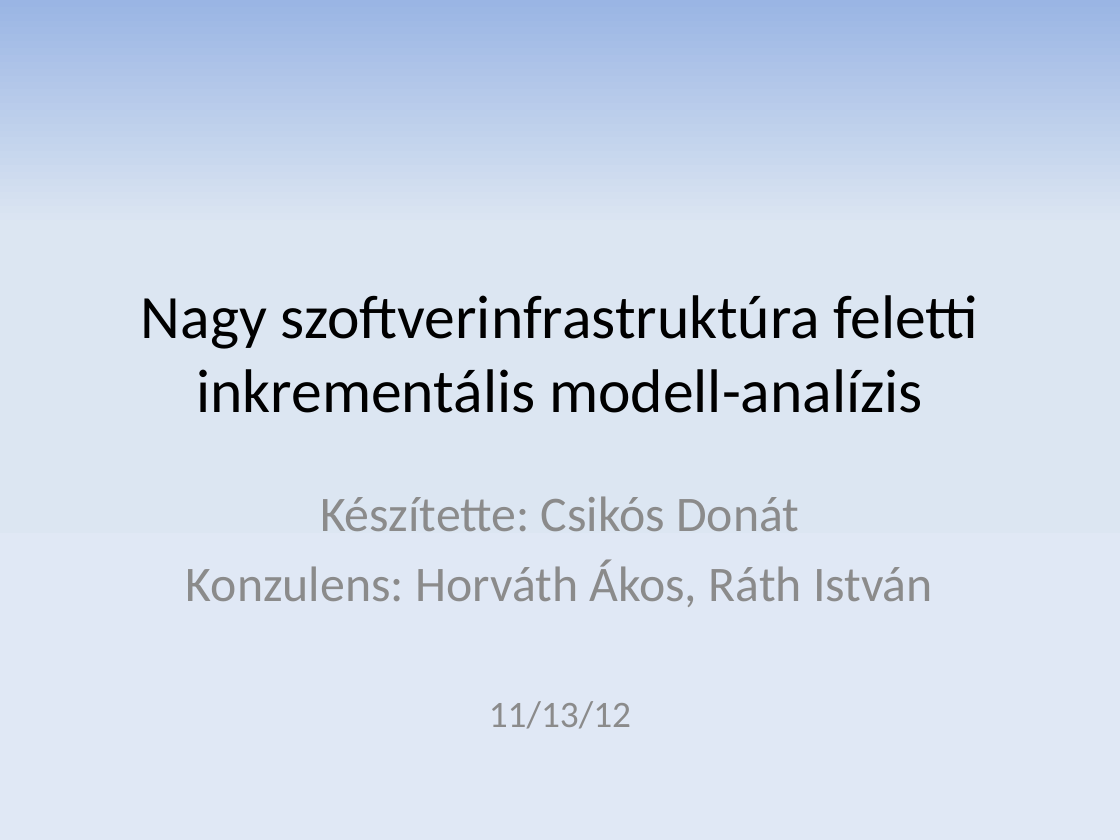
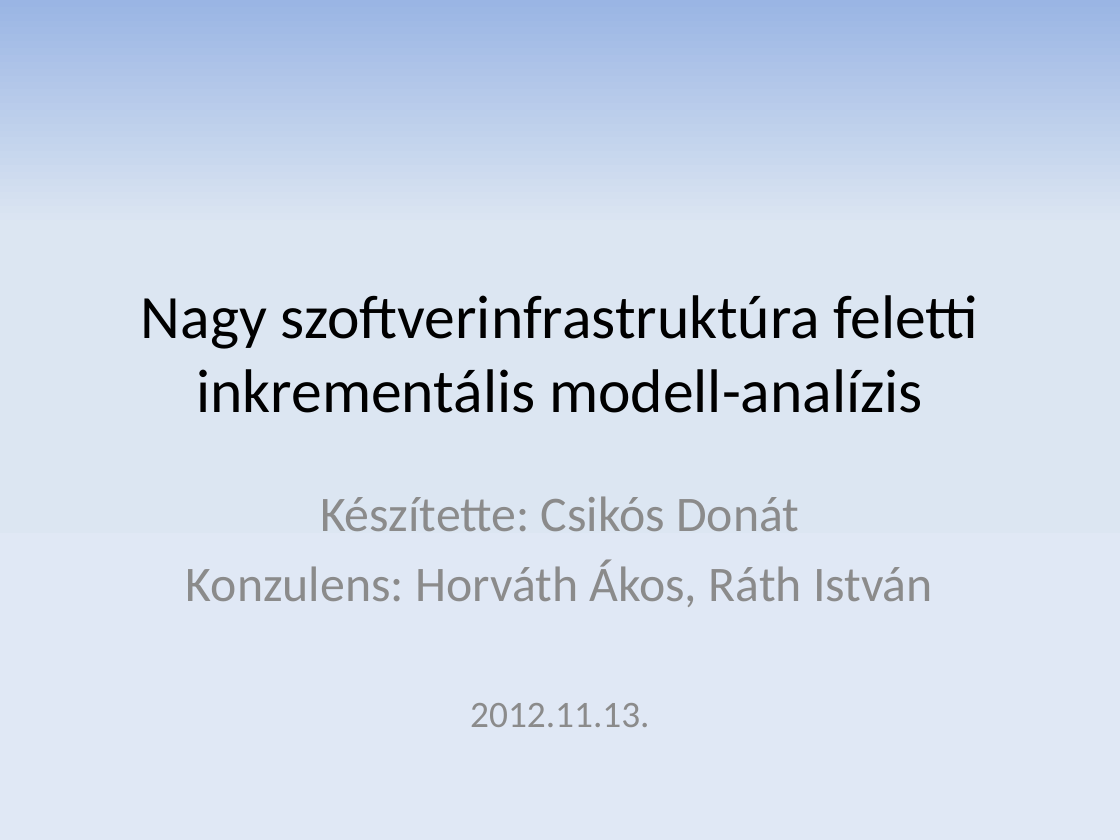
Before and after one commit to donat/incquery-deps, a slide deck: slide 1 of incquery-deps-documentation/presentation/tdk_pres_hu_v3.pptx. Drawn at 1120x840 pixels with LibreOffice and Linux fonts; fonts in the diff are those of the drawing. Boxes give left, top, right and bottom in pixels: in the first picture for what was removed or moved away, otherwise in the second. Text is boxed around its words. In the diff, an @@ line names an element or a change of style, - is before the commit and + after.

```diff
--- a/incquery-deps-documentation/presentation/tdk_pres_hu_v3.pptx
+++ b/incquery-deps-documentation/presentation/tdk_pres_hu_v3.pptx
@@ text at (470,703,649,727): text changed @@
-11/13/12
+2012.11.13.
```
Also in this commit, not shown: 7 other slides changed, 4 slides added.
